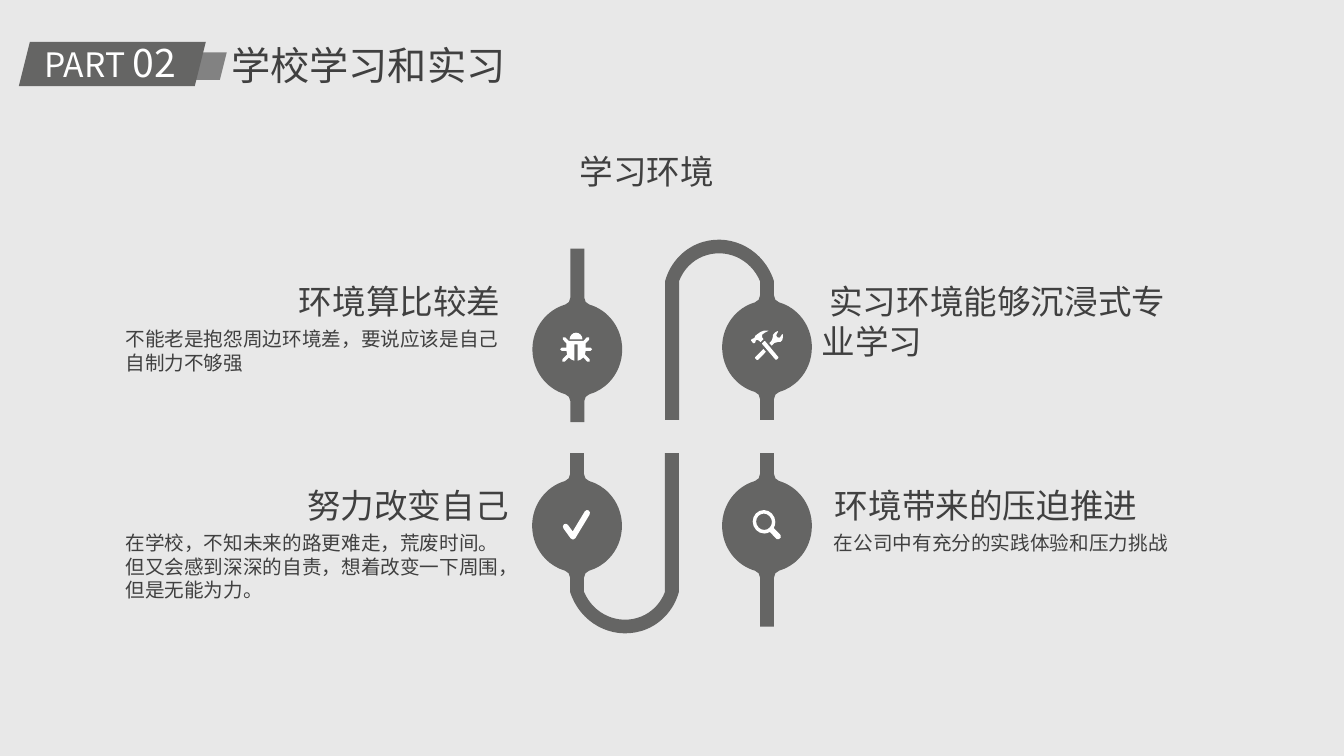
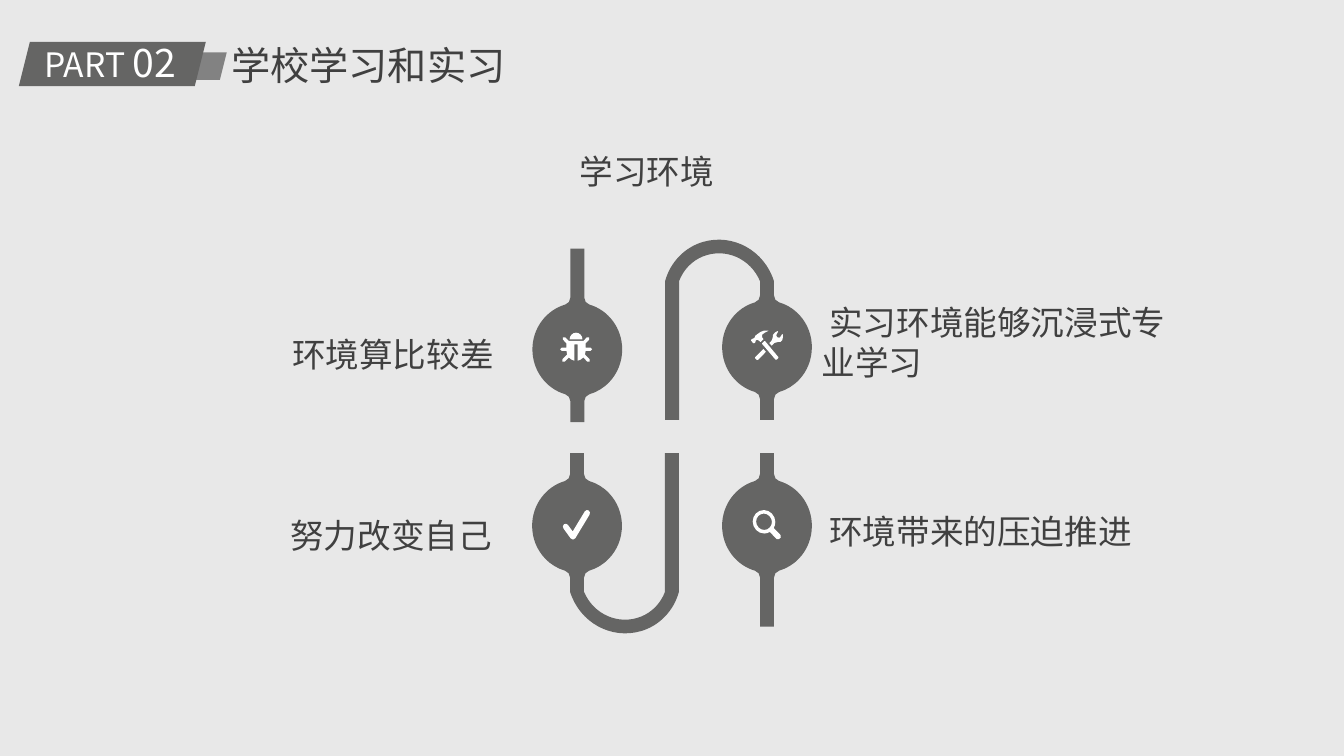
Before and after one commit to HanochLzd/lexian, a slide deck: slide 7 of doc/实习心得分享-罗紫东.pptx. Drawn at 1344x756 pixels with LibreOffice and Linux fonts; fonts in the diff are those of the drawing. Boxes give left, top, right and bottom in pixels: in the first picture for what was removed or moved away, otherwise in the second. Text is boxed around its words. In the diff, an @@ line names an element or a change of style, - is before the commit and + after.

```diff
--- a/doc/实习心得分享-罗紫东.pptx
+++ b/doc/实习心得分享-罗紫东.pptx
@@ text "实习环境能够沉浸式专业学习": place and size @@
-text "实习环境能够沉浸式专业学习" at <box>822,285,1165,357</box>
+text "实习环境能够沉浸式专业学习" at <box>822,306,1165,378</box>
@@ text "环境算比较差": place and size @@
-text "环境算比较差" at <box>299,285,501,317</box>
+text "环境算比较差" at <box>292,338,494,370</box>
@@ text removed at <box>125,329,498,372</box> @@
-不能老是抱怨周边环境差，要说应该是自己自制力不够强
@@ text "环境带来的压迫推进": place and size @@
-text "环境带来的压迫推进" at <box>835,489,1137,521</box>
+text "环境带来的压迫推进" at <box>829,515,1131,547</box>
@@ text "努力改变自己": place and size @@
-text "努力改变自己" at <box>307,489,509,521</box>
+text "努力改变自己" at <box>290,519,492,551</box>
@@ text removed at <box>125,533,518,599</box> @@
-在学校，不知未来的路更难走，荒废时间。但又会感到深深的自责，想着改变一下周围，但是无能为力。
@@ text removed at <box>834,533,1168,552</box> @@
-在公司中有充分的实践体验和压力挑战
```
Also in this commit, not shown: 7 other slides changed, 1 slide added, 2 slides removed, 3 other files.
